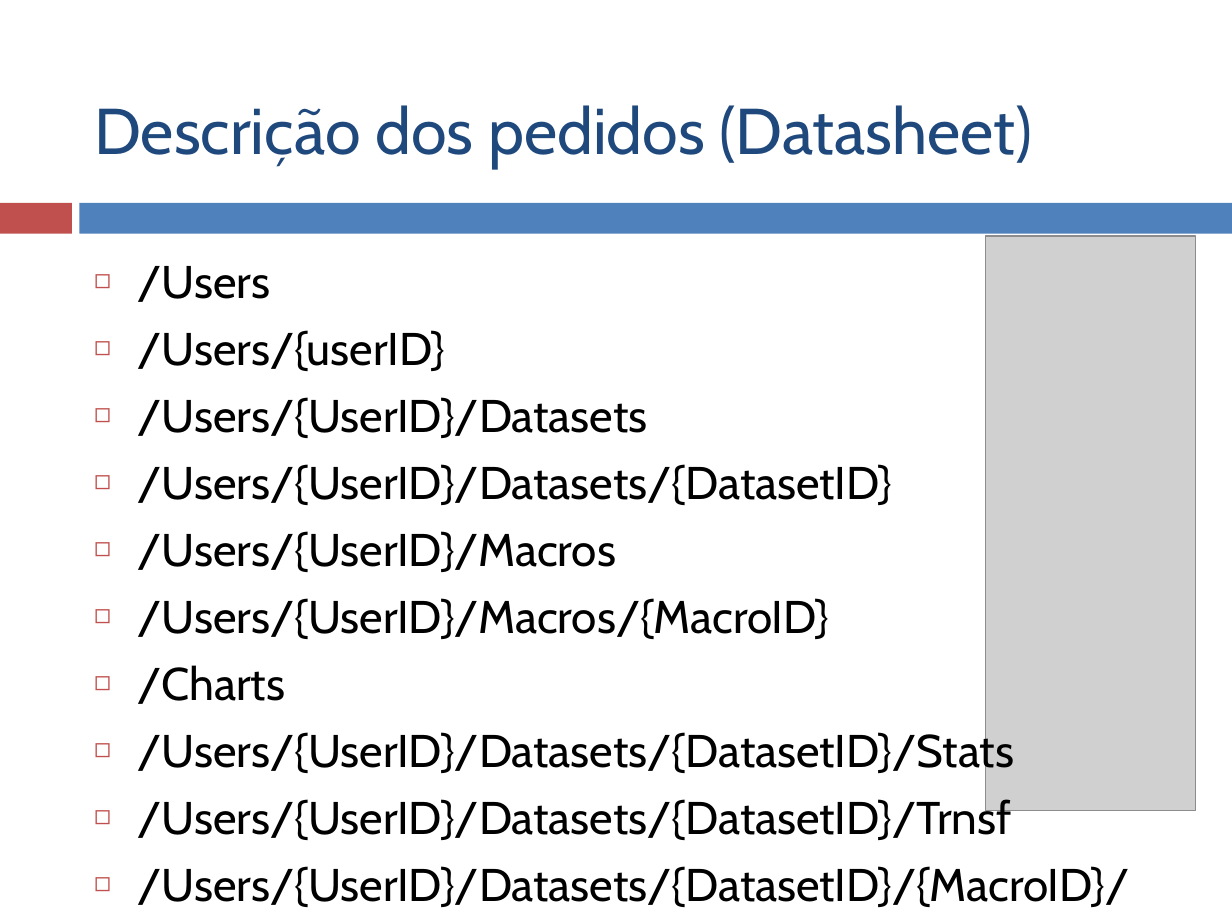
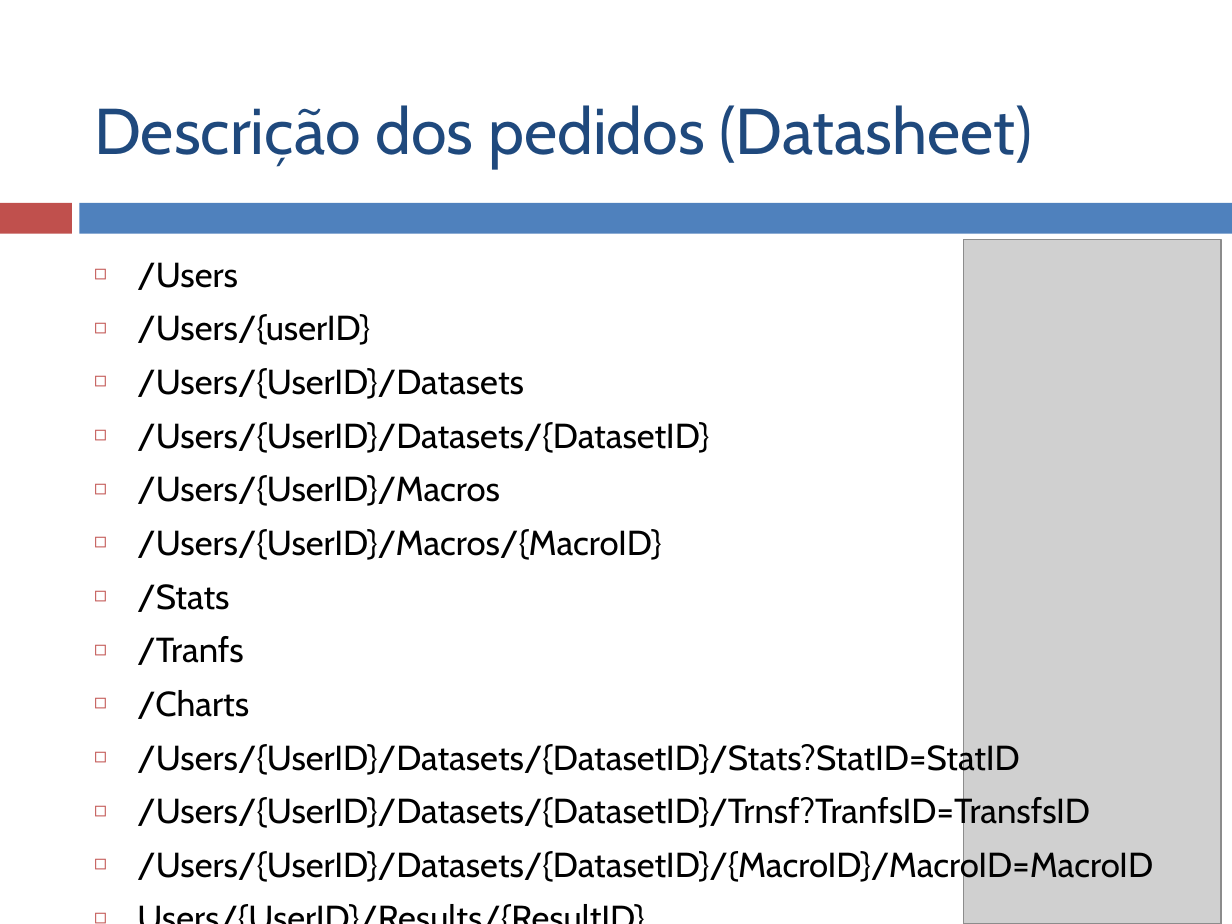
Before and after one commit to 1150285/NodeJs, a slide deck: slide 8 of documents/T1_Restify.pptx. Drawn at 1232x924 pixels with LibreOffice and Linux fonts; fonts in the diff are those of the drawing; grey boxes stand for pictures. Boxes give left, top, right and bottom in pixels: in the first picture for what was removed or moved away, otherwise in the second. Text is boxed around its words. In the diff, an @@ line names an element or a change of style, - is before the commit and + after.

```diff
--- a/documents/T1_Restify.pptx
+++ b/documents/T1_Restify.pptx
@@ text at bbox=[137, 262, 709, 719]: size 26.8 to 20.3 pt in "/Users", "/Users/{userID}", "/Users/{UserID}/Datasets", "/Users/{UserID}/Datasets/{DatasetID}" and 3 more places @@
@@ picture: place and size @@
-picture at bbox=[986, 237, 1195, 811]
+picture at bbox=[963, 240, 1221, 924]
@@ text at bbox=[137, 584, 244, 665]: paragraphs added @@
+◻ /Stats
+◻ /Tranfs
@@ text at bbox=[137, 740, 1153, 885]: text changed; size 26.8 to 20.3 pt @@
-◻ /Users/{UserID}/Datasets/{DatasetID}/Stats
-◻ /Users/{UserID}/Datasets/{DatasetID}/Trnsf
-◻ /Users/{UserID}/Datasets/{DatasetID}/{MacroID}/
+◻ /Users/{UserID}/Datasets/{DatasetID}/Stats?StatID=StatID
+◻ /Users/{UserID}/Datasets/{DatasetID}/Trnsf?TranfsID=TransfsID
+◻ /Users/{UserID}/Datasets/{DatasetID}/{MacroID}/MacroID=MacroID
+◻ Users/{UserID}/Results/{ResultID}
```
Also in this commit, not shown: 1 other slide changed.
